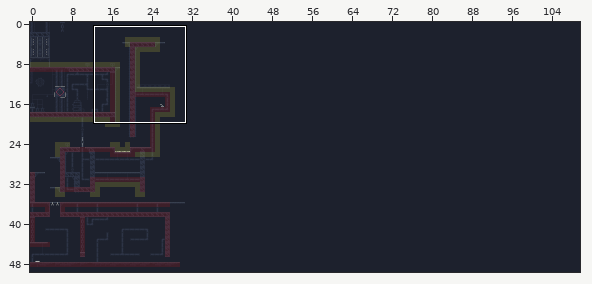
One commit to this Tiled map: Output/Assets/Maps/NEW_Level_1.tmx. The picture above shows the old version from afar; the outline marks the close-up.
Close-up. Earlier state:
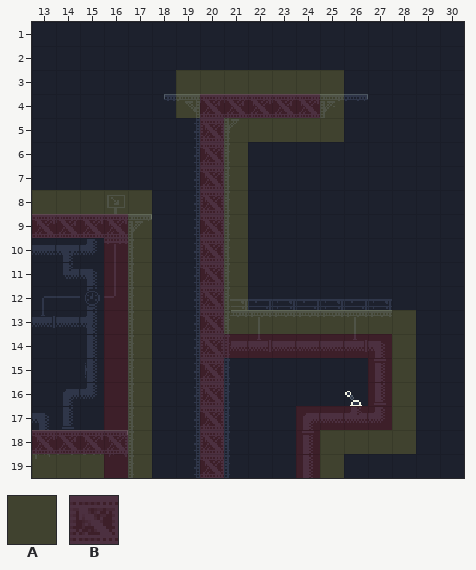
Cells are 16x16 px. Shown: x 13..30, y 1..19. The commit also changed other parts of the map, which this record leaves out.
Key: from "MapMetadata": A 1, B 2.
_ is an empty cell.
Layers that did not change in this view are not listed.
Layer "NAVIGATION" before, first column x 13:
 1 __________________
 2 __________________
 3 ______AAAAAAA_____
 4 ______ABBBBBA_____
 5 _______BAAAAA_____
 6 _______BA_________
 7 _______BA_________
 8 AAAAA__BA_________
 9 BBBBA__BA_________
10 ___BA__BA_________
11 ___BA__BA_________
12 ___BA__BA_________
13 ___BA__BAAAAAAAA__
14 ___BA__BBBBBBBBA__
15 ___BA__B______BA__
16 ___BA__B______BA__
17 ___BA__B___BBBBA__
18 BBBBA__B___BAAAA__
19 AAABA__B___BA_____
Now the later version:
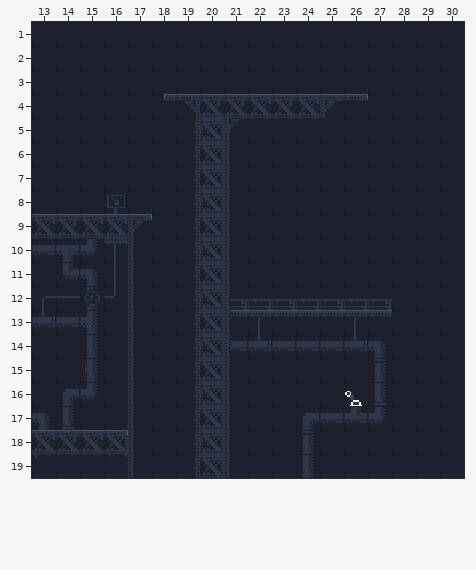
See-through tiles are keyed as they look on the map.
What changed:
Layer "NAVIGATION" (now hidden):
The author cleared tile A in row 3 at x 19 to 25; in row 4 at x 19 and 25; in row 5 at x 21 to 25; in rows 6 to 7 at x 21; in row 8 at x 13 to 17 and 21; in rows 9 to 12 at x 17 and 21.
The author cleared tile A in row 13 at x 17 and 21 to 28; in rows 14 to 17 at x 17 and 28; in row 18 at x 17 and 25 to 28; in row 19 at x 13 to 15, 17 and 25.
The author cleared tile B in row 4 at x 20 to 24; in rows 5 to 8 at x 20; in row 9 at x 13 to 16 and 20; in rows 10 to 13 at x 16 and 20; in row 14 at x 16 and 20 to 27; in rows 15 to 16 at x 16, 20 and 27.
The author cleared tile B in row 17 at x 16, 20 and 24 to 27; in row 18 at x 13 to 16, 20 and 24; in row 19 at x 16, 20 and 24.
Changed places in both close-ups, as pixel boxes (x1, y1, x2, y2):
removed: (176, 70, 416, 478)
removed: (32, 190, 152, 478)
